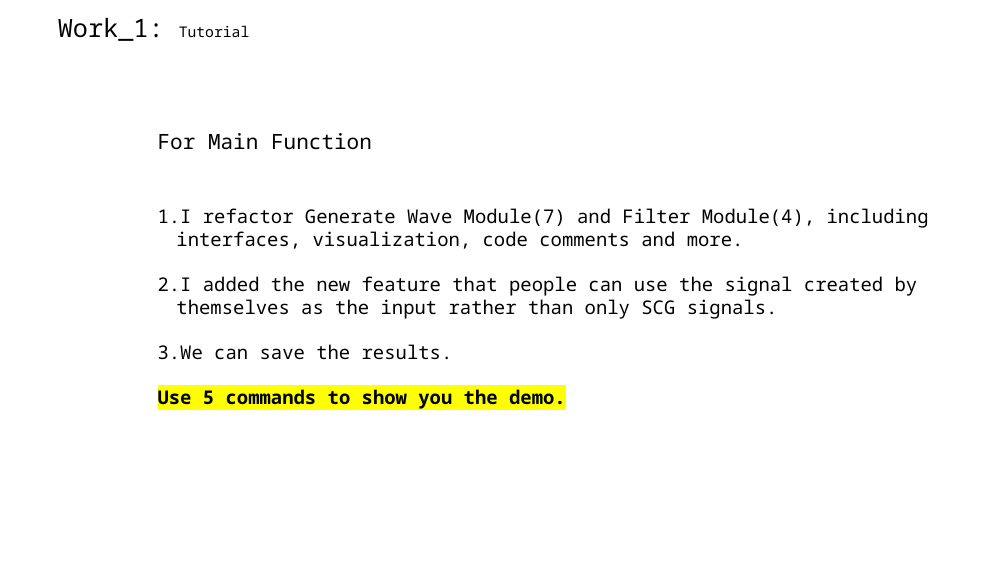
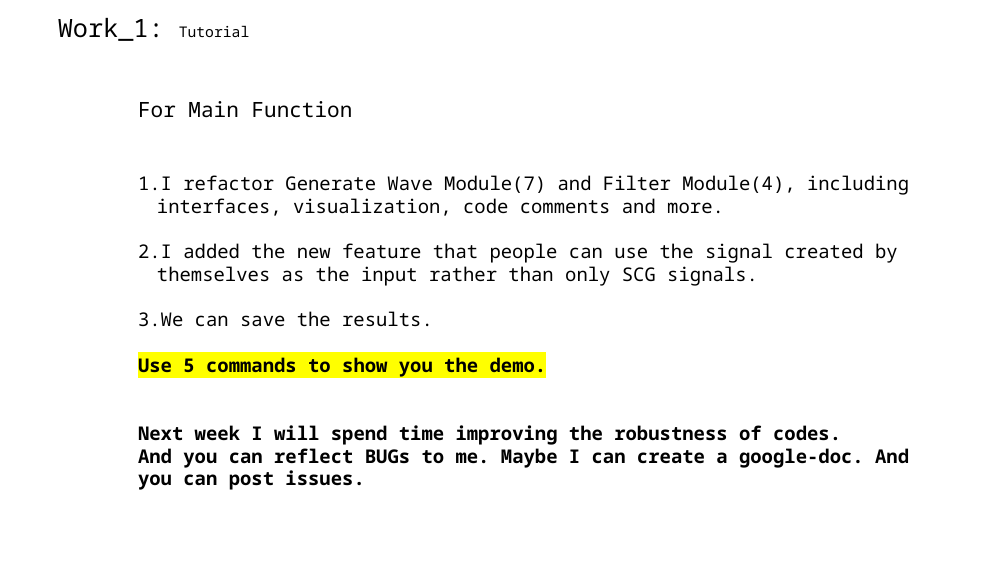
Before and after one commit to A-Big-Tortoise/Presentation, a slide deck: slide 3 of Presentation_918_JiayuChen.pptx. Drawn at 1008x567 pixels with LibreOffice and Linux fonts; fonts in the diff are those of the drawing. Boxes give left, top, right and bottom in pixels: in the first picture for what was removed or moved away, otherwise in the second. Text is boxed around its words. In the diff, an @@ line names an element or a change of style, - is before the commit and + after.

```diff
--- a/Presentation_918_JiayuChen.pptx
+++ b/Presentation_918_JiayuChen.pptx
@@ text "For Main Function": place and size @@
-text "For Main Function" at (158, 133, 929, 411)
+text "For Main Function" at (138, 101, 909, 490)
@@ text at (138, 425, 909, 490): paragraphs added @@
+Next week I will spend time improving the robustness of codes.
+And you can reflect BUGs to me. Maybe I can create a google-doc. And you can post issues.
```
Also in this commit, not shown: 9 other slides changed, 6 other files.
